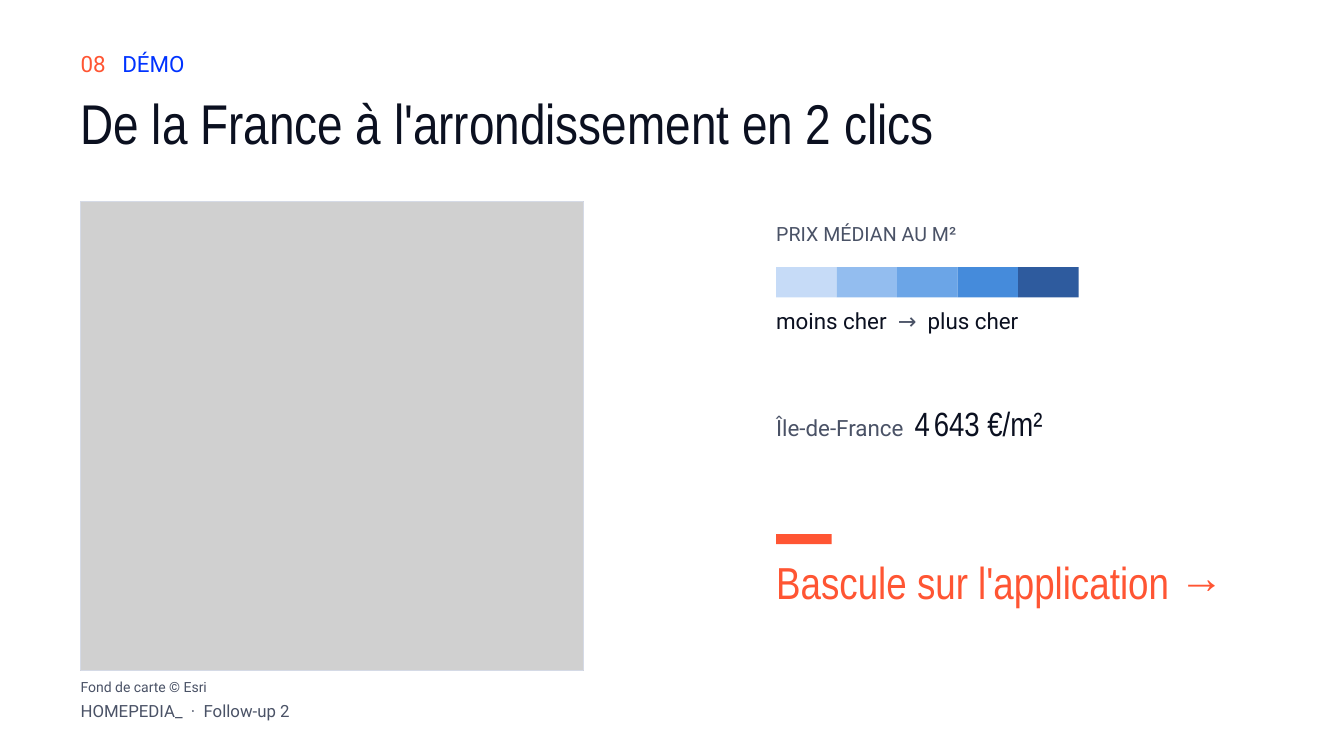
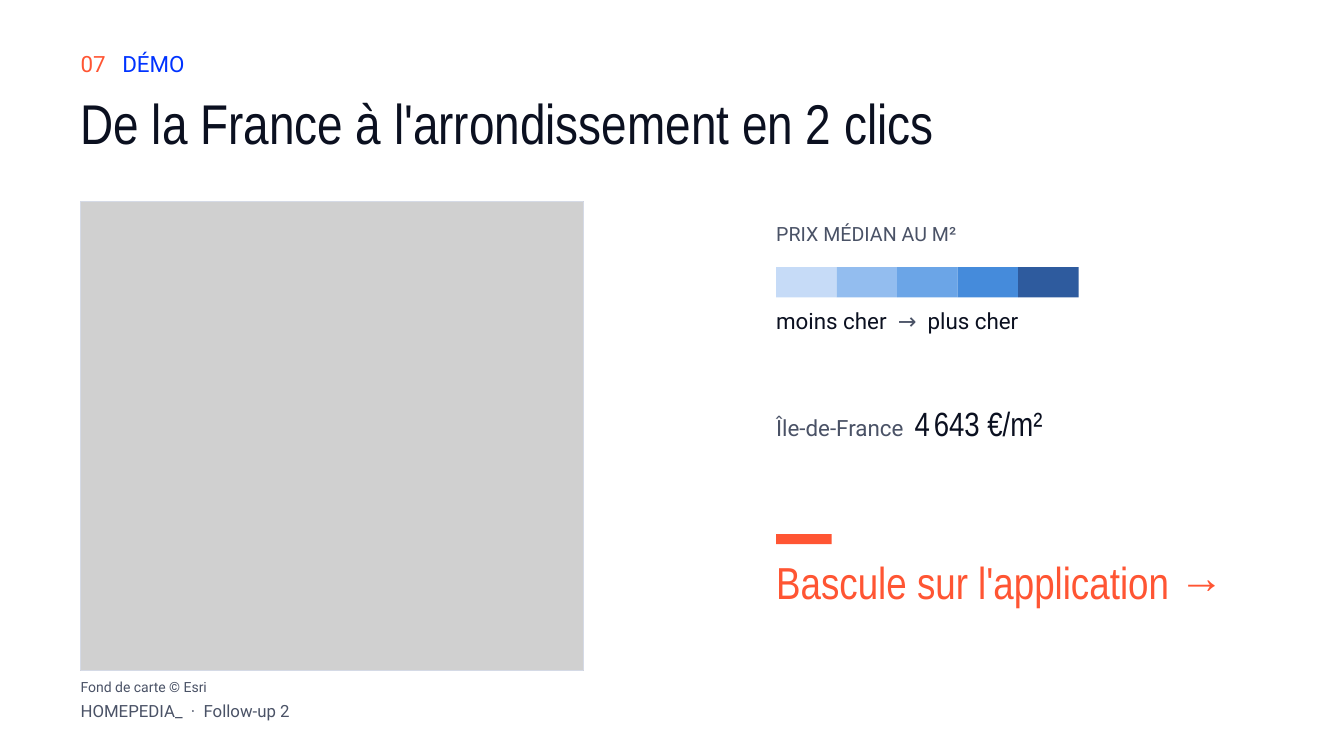
Before and after one commit to NicolasThao/T-DAT-901-Homepedia, a slide deck: slide 7 of docs/followup2/Homepedia_Follow-up_2.pptx (slide 8 before the commit). Drawn at 1344x756 pixels with LibreOffice and Linux fonts; fonts in the diff are those of the drawing; grey boxes stand for pictures. Boxes give left, top, right and bottom in pixels: in the first picture for what was removed or moved away, otherwise in the second. Text is boxed around its words. In the diff, an @@ line names an element or a change of style, - is before the commit and + after.

```diff
--- a/docs/followup2/Homepedia_Follow-up_2.pptx
+++ b/docs/followup2/Homepedia_Follow-up_2.pptx
@@ text at (81,51,184,73): text changed @@
-08 DÉMO
+07 DÉMO
```
Also in this commit, not shown: 8 other slides changed, 2 slides removed, 13 other files.
